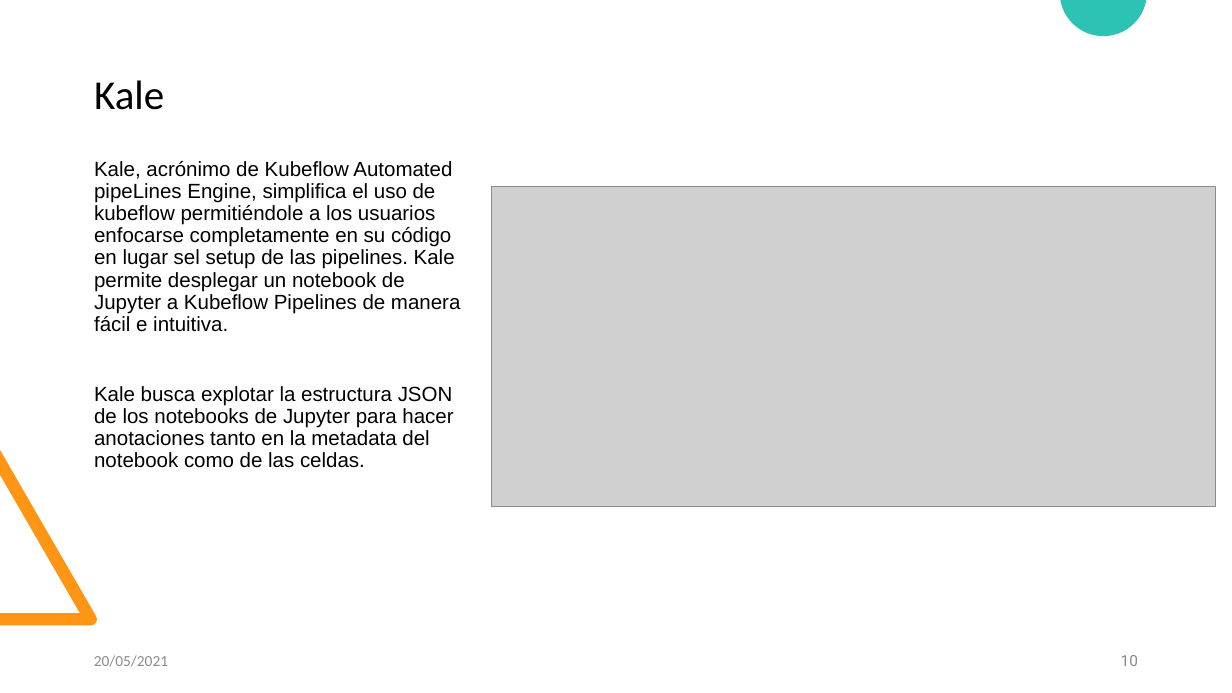
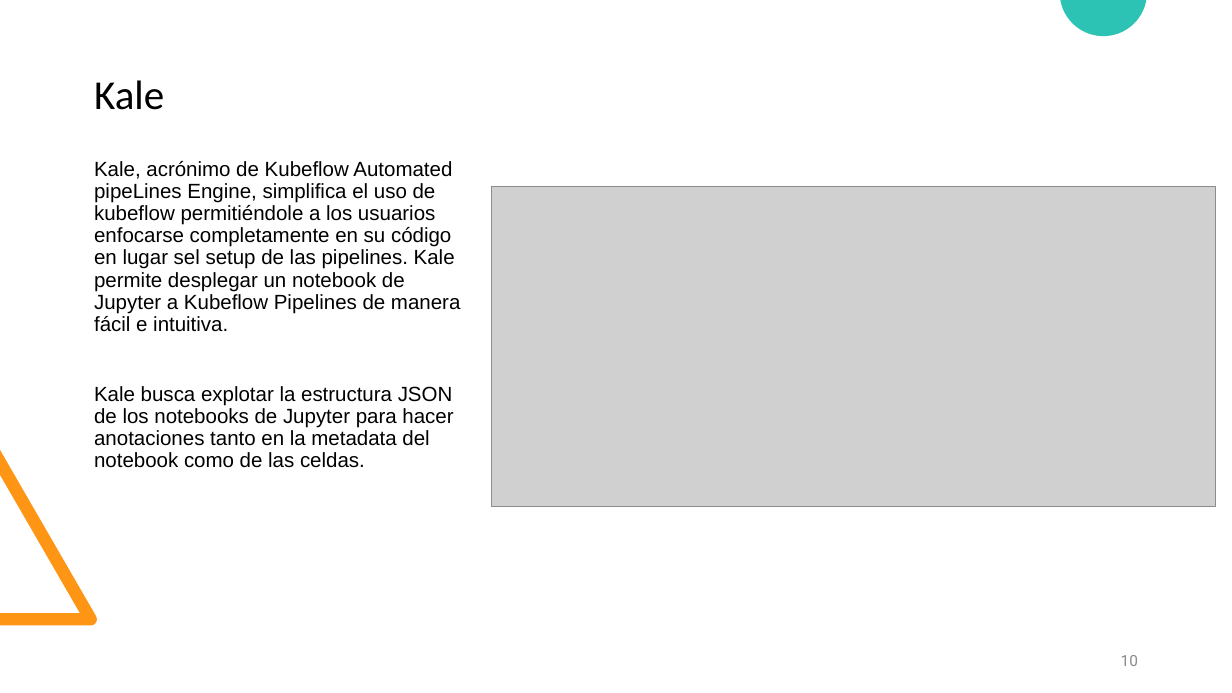
Before and after one commit to diramtz/ProyectoFinal_MaxFlow, a slide deck: slide 10 of documentos/Presentacion_ffmf.pptx. Drawn at 1232x693 pixels with LibreOffice and Linux fonts; fonts in the diff are those of the drawing; grey boxes stand for pictures. Boxes give left, top, right and bottom in pixels: in the first picture for what was removed or moved away, otherwise in the second. Text is boxed around its words. In the diff, an @@ line names an element or a change of style, - is before the commit and + after.

```diff
--- a/documentos/Presentacion_ffmf.pptx
+++ b/documentos/Presentacion_ffmf.pptx
@@ text removed at <box>94,655,168,667</box> @@
-20/05/2021
```
Also in this commit, not shown: 8 other slides changed, 2 slides added.
